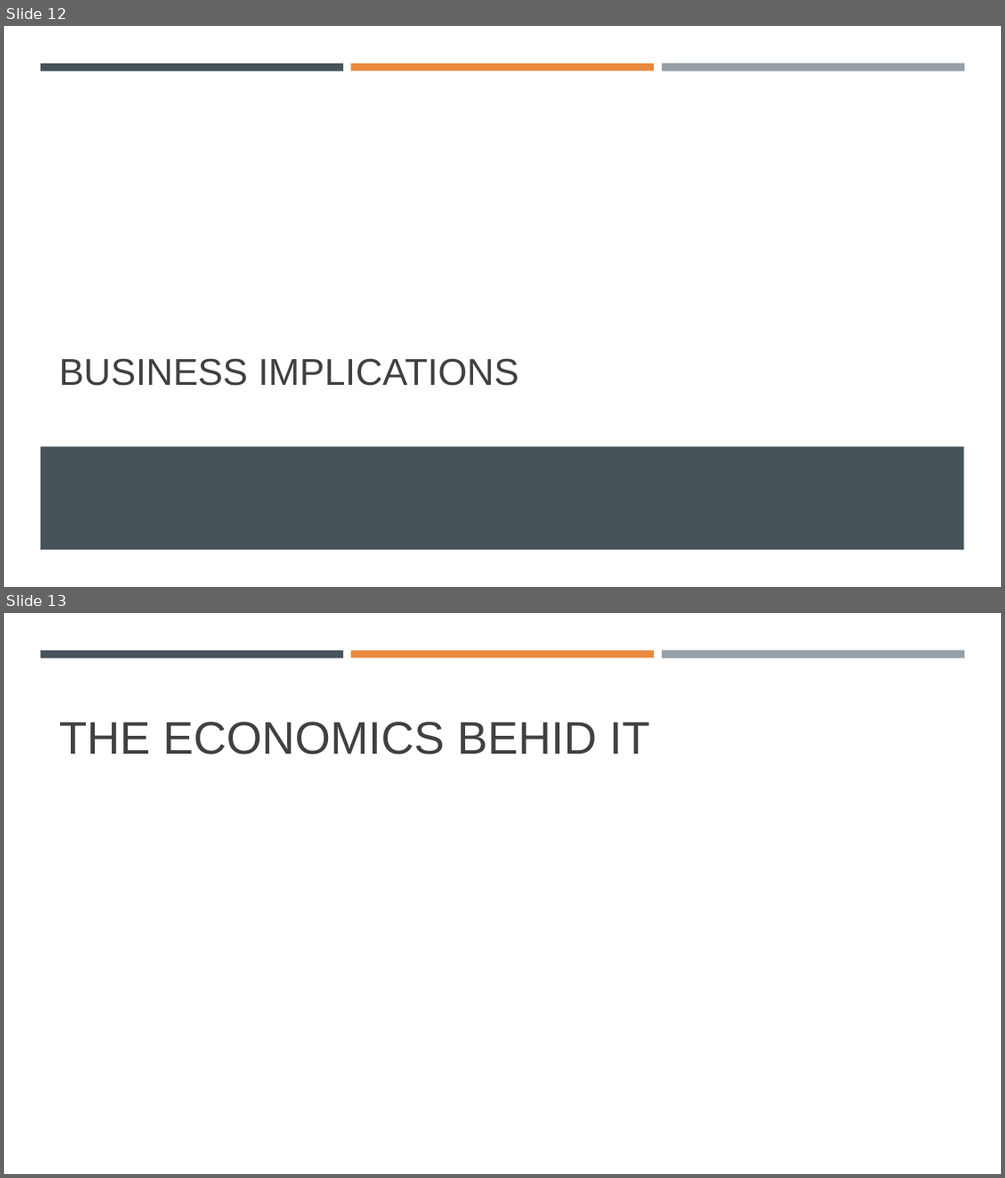
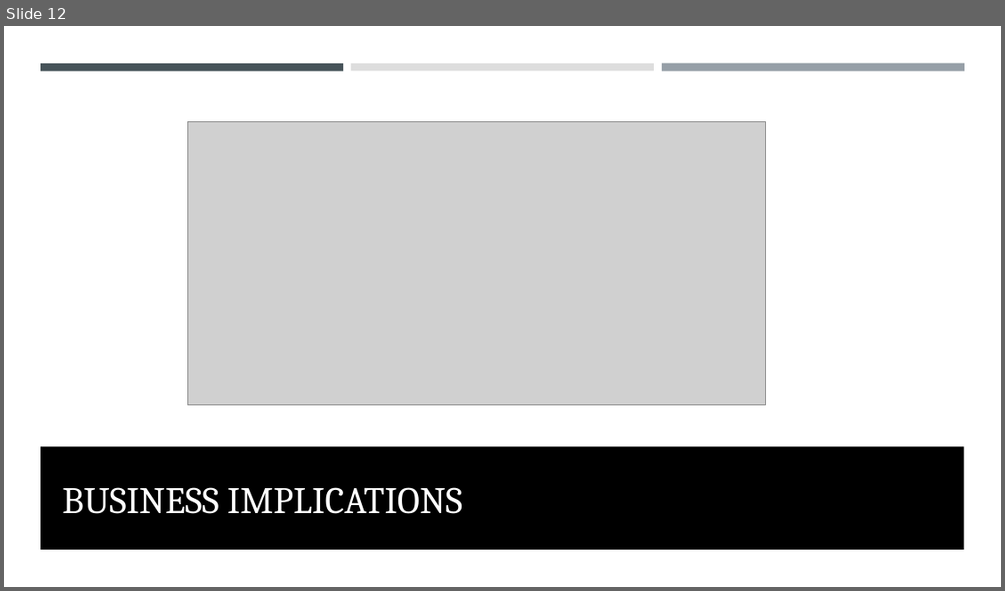
Before and after one commit to costanzimartina/Fintech_project, a slide deck: AutoInsurtech_Adobati_Basigalup_Colombo_Costanzi_Utke.pptx. Shown one above the other, each under a label of ours: slides 12 and 13 before the commit, slide 12 after it. The pictures are 1005x1178 and 1005x591 pixels, drawn with LibreOffice and Linux fonts; fonts in the diff are those of the drawing; grey boxes stand for pictures. Boxes give left, top, right and bottom in pixels: in the first picture for what was removed or moved away, otherwise in the second. Text is boxed around its words. In the diff, an @@ line names an element or a change of style, - is before the commit and + after.

```diff
--- a/AutoInsurtech_Adobati_Basigalup_Colombo_Costanzi_Utke.pptx
+++ b/AutoInsurtech_Adobati_Basigalup_Colombo_Costanzi_Utke.pptx
@@ slide 13 removed at (x1=4, y1=613, x2=1001, y2=1174), background #FFFFFF; not listed: 3 template elements that a slide beside it also shows @@
@@ title removed at (x1=59, y1=722, x2=650, y2=755) @@
-THE ECONOMICS BEHID IT
@@ slide 12 changed as well @@
@@ rectangle at (x1=351, y1=63, x2=654, y2=70): fill #E98A3E to #DDDDDD @@
@@ picture added at (x1=188, y1=122, x2=765, y2=405) @@
@@ title "BUSINESS IMPLICATIONS" moved from (x1=59, y1=358, x2=519, y2=386) to (x1=62, y1=487, x2=462, y2=514) @@
@@ title "BUSINESS IMPLICATIONS" at (x1=62, y1=487, x2=462, y2=514): font Arial to Cambria, text colour #404040 to #FFFFFF @@
@@ rectangle at (x1=40, y1=446, x2=964, y2=549): fill #465359 to #000000 @@
```
Also in this commit, not shown: 11 other slides changed, 3 slides added, 2 other slides removed, 4 other files.
